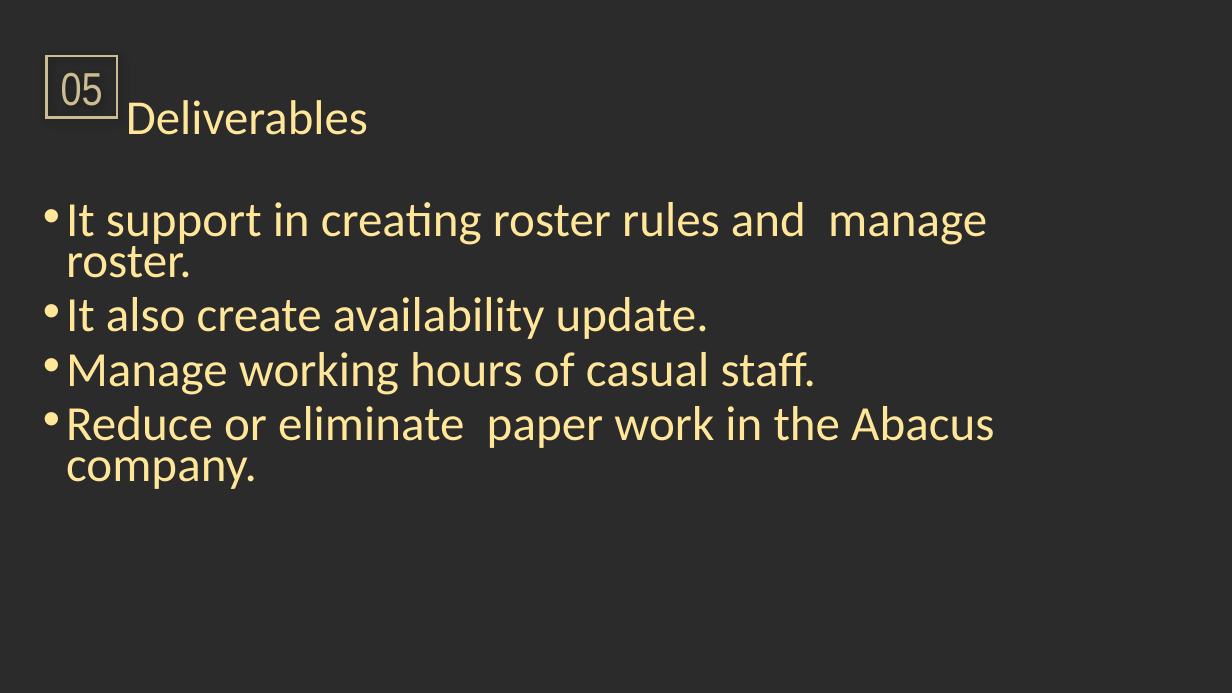
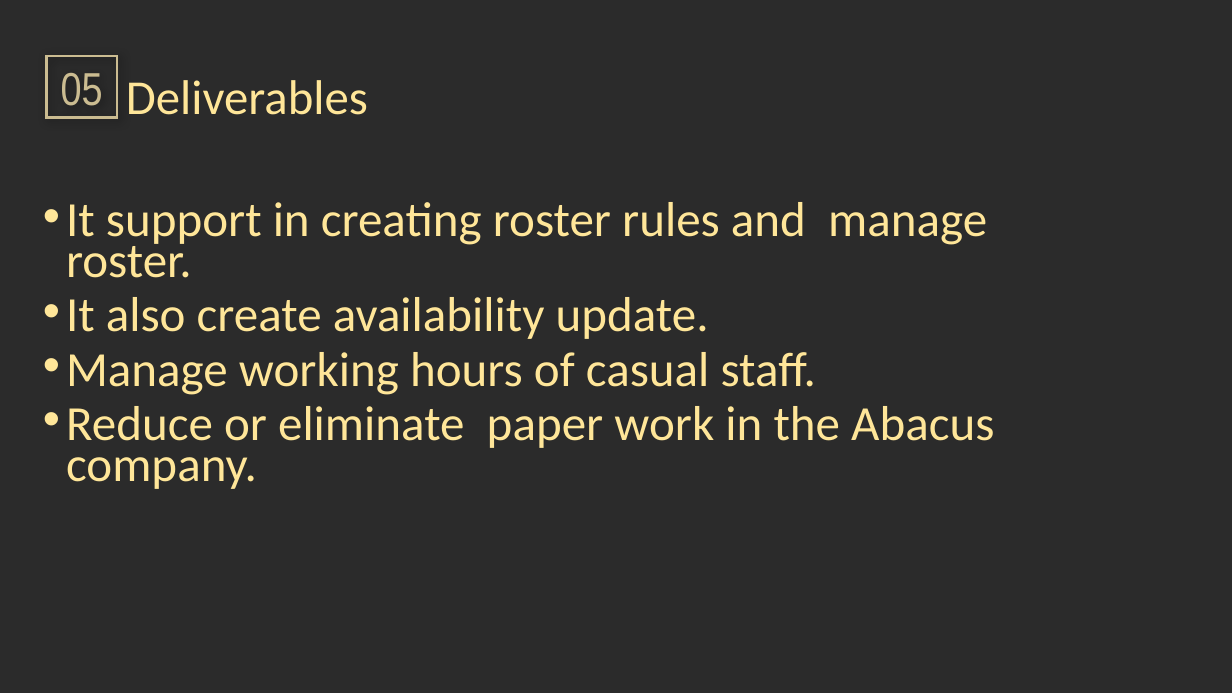
Before and after one commit to Ruixiaoke/Roster-Management-System, a slide deck: slide 9 of document/ppt.pptx. Drawn at 1232x693 pixels with LibreOffice and Linux fonts; fonts in the diff are those of the drawing; background and template pictures are left out; a plain dark background stands for a picture behind light text. Boxes give left, top, right and bottom in pixels: in the first picture for what was removed or moved away, otherwise in the second. Text is boxed around its words. In the diff, an @@ line names an element or a change of style, - is before the commit and + after.

Commit message:
change ppt
n

```diff
--- a/document/ppt.pptx
+++ b/document/ppt.pptx
@@ text "Deliverables" moved from (x1=126, y1=100, x2=368, y2=135) to (x1=126, y1=80, x2=368, y2=115) @@
```
